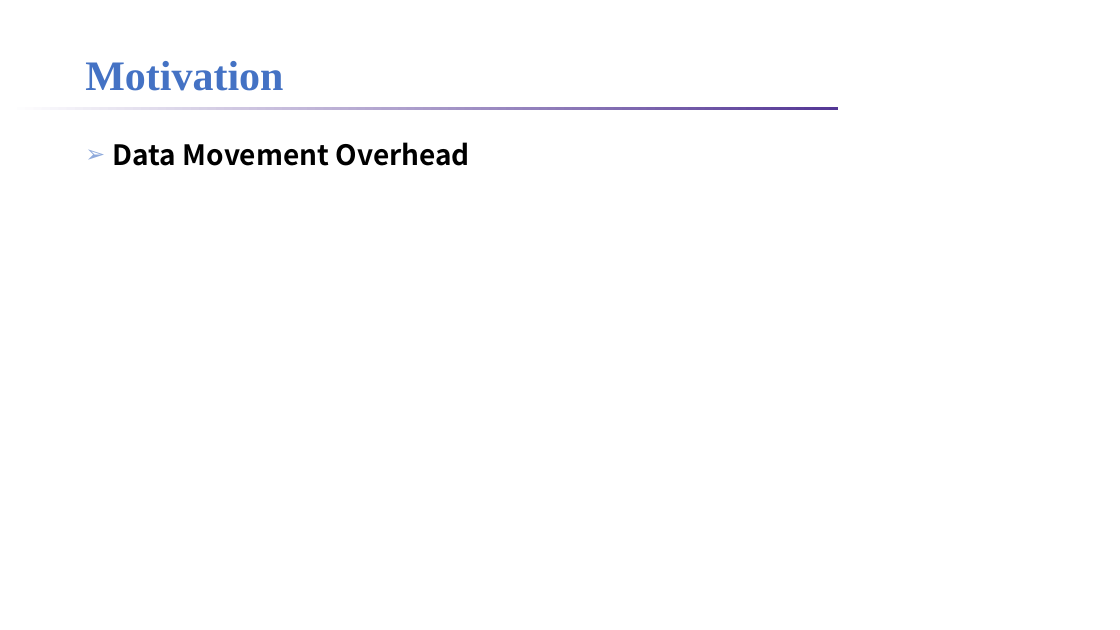
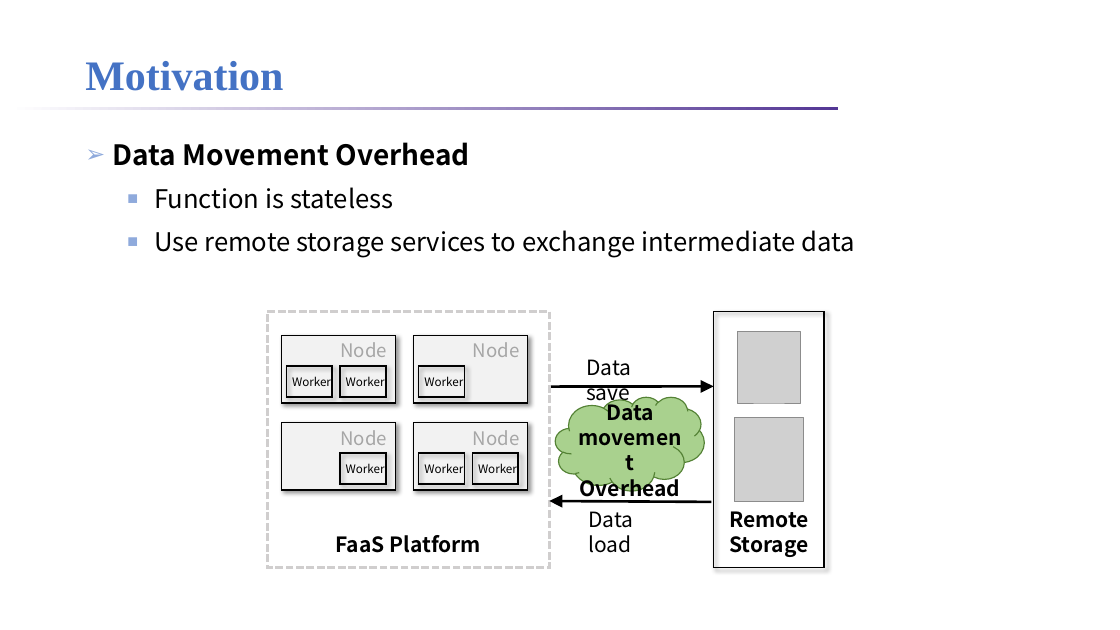
Before and after one commit to lt2000/ADSL, a slide deck: slide 7 of meeting/利用调度解决Serverless的IO时延问题.pptx (slide 5 before the commit). Drawn at 1120x630 pixels with LibreOffice and Linux fonts; fonts in the diff are those of the drawing; grey boxes stand for pictures; background and template pictures are left out. Boxes give left, top, right and bottom in pixels: in the first picture for what was removed or moved away, otherwise in the second. Text is boxed around its words. In the diff, an @@ line names an element or a change of style, - is before the commit and + after.

```diff
--- a/meeting/利用调度解决Serverless的IO时延问题.pptx
+++ b/meeting/利用调度解决Serverless的IO时延问题.pptx
@@ text at bbox=[154, 187, 854, 257]: paragraphs added @@
+  ■ Function is stateless
+  ■ Use remote storage services to exchange intermediate data
@@ rectangle added at bbox=[267, 312, 549, 568], outline #D0CECE 2.25 pt dashed @@
@@ rectangle added at bbox=[713, 312, 824, 568], outline #000000 1.25 pt @@
@@ rectangle added at bbox=[281, 335, 396, 403], fill #F2F2F2, outline #000000 1 pt @@
@@ text added at bbox=[340, 342, 387, 357], 16 pt, text #A6A6A6 @@
+Node
@@ rectangle added at bbox=[413, 335, 528, 403], fill #F2F2F2, outline #000000 1 pt @@
@@ text added at bbox=[473, 342, 520, 357], 16 pt, text #A6A6A6 @@
+Node
@@ text added at bbox=[586, 359, 631, 405], 18 pt, text #000000 @@
+Data save
@@ picture added at bbox=[738, 332, 801, 403] @@
@@ rectangle added at bbox=[287, 366, 333, 397], outline #000000 1.25 pt @@
@@ text added at bbox=[292, 376, 331, 386], 10 pt, text #000000 @@
+Worker
@@ rectangle added at bbox=[340, 366, 386, 397], outline #000000 1.25 pt @@
@@ text added at bbox=[346, 376, 385, 386], 10 pt, text #000000 @@
+Worker
@@ rectangle added at bbox=[419, 366, 465, 397], outline #000000 1.25 pt @@
@@ text added at bbox=[424, 376, 463, 386], 10 pt, text #000000 @@
+Worker
@@ arrow added from (551, 386) to (714, 386), #000000 2.25 pt @@
@@ cloud added at bbox=[555, 397, 704, 492], fill #A9D18E, outline #548235 1 pt @@
@@ text added at bbox=[580, 399, 681, 501], 18 pt, text #000000, bold @@
+Data movement Overhead
@@ picture added at bbox=[734, 418, 803, 502] @@
@@ rectangle added at bbox=[281, 423, 396, 491], fill #F2F2F2, outline #000000 1 pt @@
@@ text added at bbox=[340, 430, 387, 445], 16 pt, text #A6A6A6 @@
+Node
@@ rectangle added at bbox=[413, 423, 528, 491], fill #F2F2F2, outline #000000 1 pt @@
@@ text added at bbox=[473, 430, 520, 445], 16 pt, text #A6A6A6 @@
+Node
@@ rectangle added at bbox=[340, 454, 386, 485], outline #000000 1.25 pt @@
@@ text added at bbox=[346, 463, 385, 473], 10 pt, text #000000 @@
+Worker
@@ rectangle added at bbox=[419, 454, 465, 485], outline #000000 1.25 pt @@
@@ text added at bbox=[424, 463, 463, 473], 10 pt, text #000000 @@
+Worker
@@ rectangle added at bbox=[472, 454, 518, 485], outline #000000 1.25 pt @@
@@ text added at bbox=[478, 463, 517, 473], 10 pt, text #000000 @@
+Worker
@@ arrow added from (712, 502) to (549, 501), #000000 2.25 pt @@
@@ text added at bbox=[336, 535, 482, 553], 18 pt, text #000000, bold @@
+FaaS Platform
@@ text added at bbox=[588, 511, 633, 553], 18 pt, text #000000 @@
+Data load
@@ text added at bbox=[729, 511, 809, 557], 18 pt, text #000000, bold @@
+Remote
+Storage
```
Also in this commit, not shown: 2 other slides changed, 7 slides added, 1 slide removed, 2 other files.
